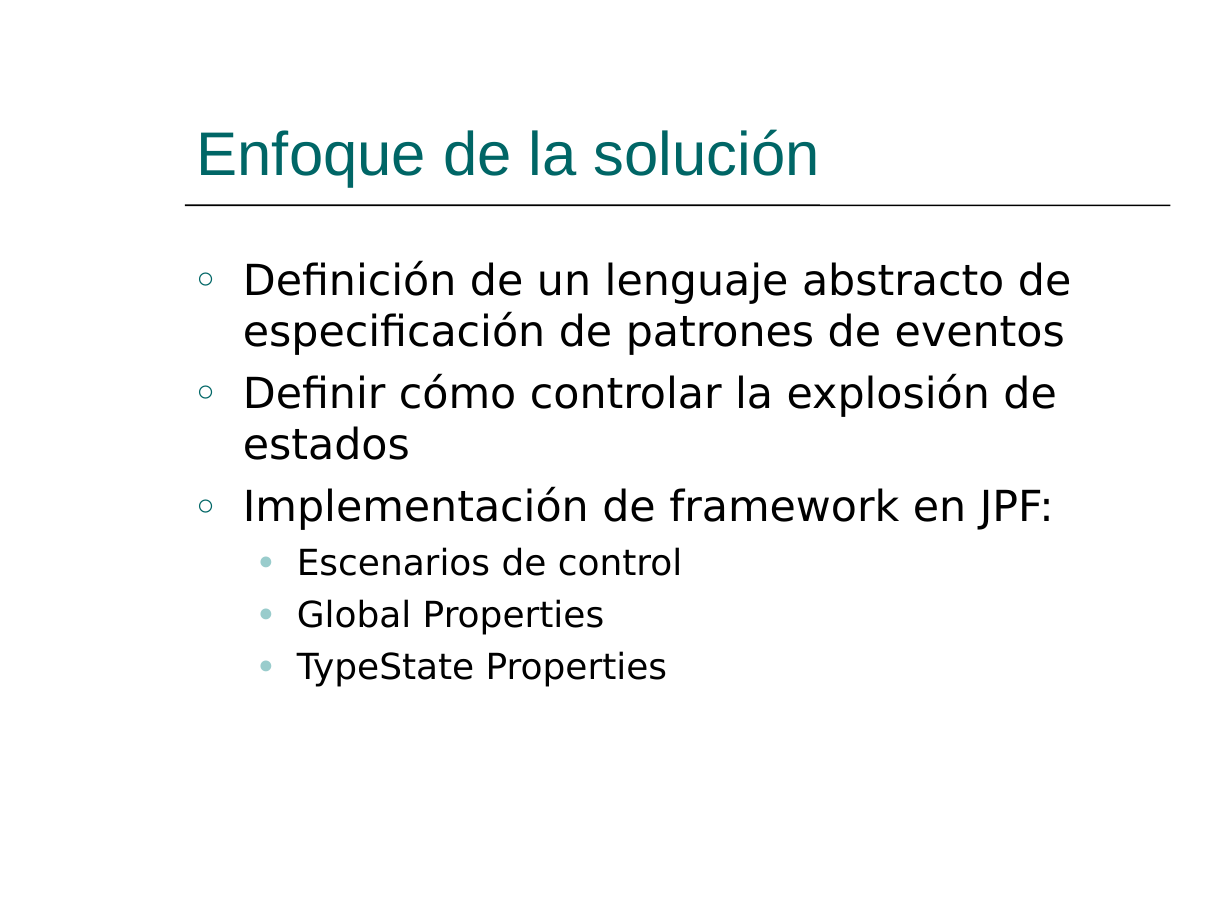
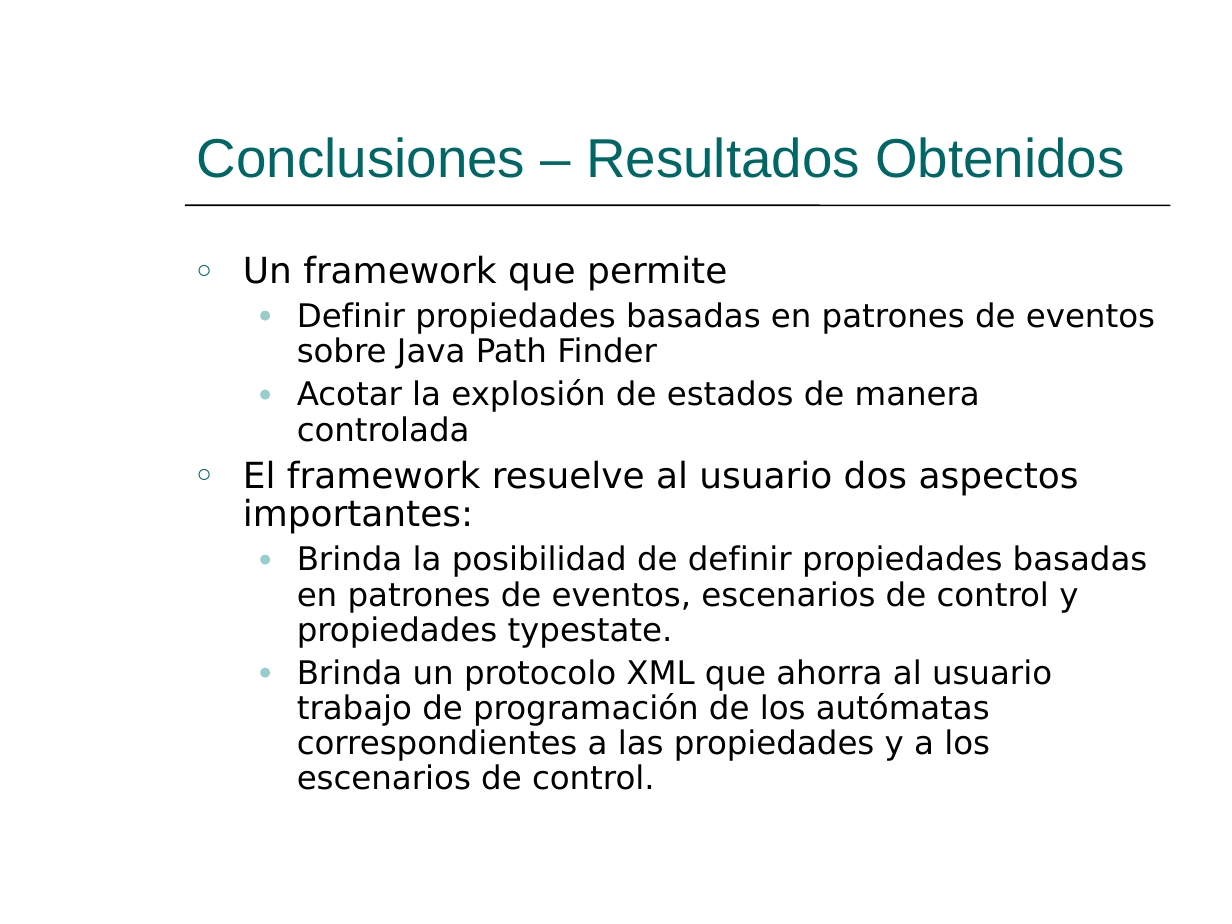
Before and after one commit to hugomelendez/tesis-jpf-2006, a slide deck: slide 42 of tesis-doc/Presentación.ppt (slide 5 before the commit). Drawn at 1232x924 pixels with LibreOffice and Linux fonts; fonts in the diff are those of the drawing. Boxes give left, top, right and bottom in pixels: in the first picture for what was removed or moved away, otherwise in the second. Text is boxed around its words. In the diff, an @@ line names an element or a change of style, - is before the commit and + after.

```diff
--- a/tesis-doc/Presentación.ppt
+++ b/tesis-doc/Presentación.ppt
@@ title at box(197, 137, 1125, 178): text changed; size 36 to 32 pt @@
-Enfoque de la solución
+Conclusiones – Resultados Obtenidos
@@ text at box(243, 255, 1155, 790): text changed; size 25 to 19 pt @@
-○ Definición de un lenguaje abstracto de especificación de patrones de eventos
-○ Definir cómo controlar la explosión de estados
-○ Implementación de framework en JPF:
-  ● Escenarios de control
-  ● Global Properties
-  ● TypeState Properties
+○ Un framework que permite
+  ● Definir propiedades basadas en patrones de eventos sobre Java Path Finder
+  ● Acotar la explosión de estados de manera controlada
+○ El framework resuelve al usuario dos aspectos importantes:
+  ● Brinda la posibilidad de definir propiedades basadas en patrones de eventos, escenarios de control y propiedades typestate.
+  ● Brinda un protocolo XML que ahorra al usuario trabajo de programación de los autómatas correspondientes a las propiedades y a los escenarios de control.
```
Also in this commit, not shown: 6 other slides changed, 38 slides added.
